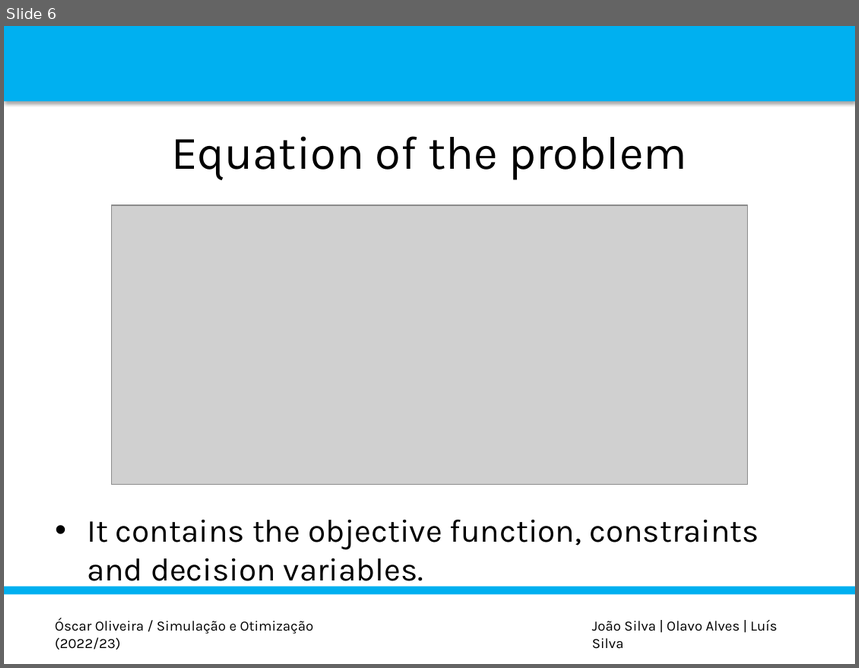
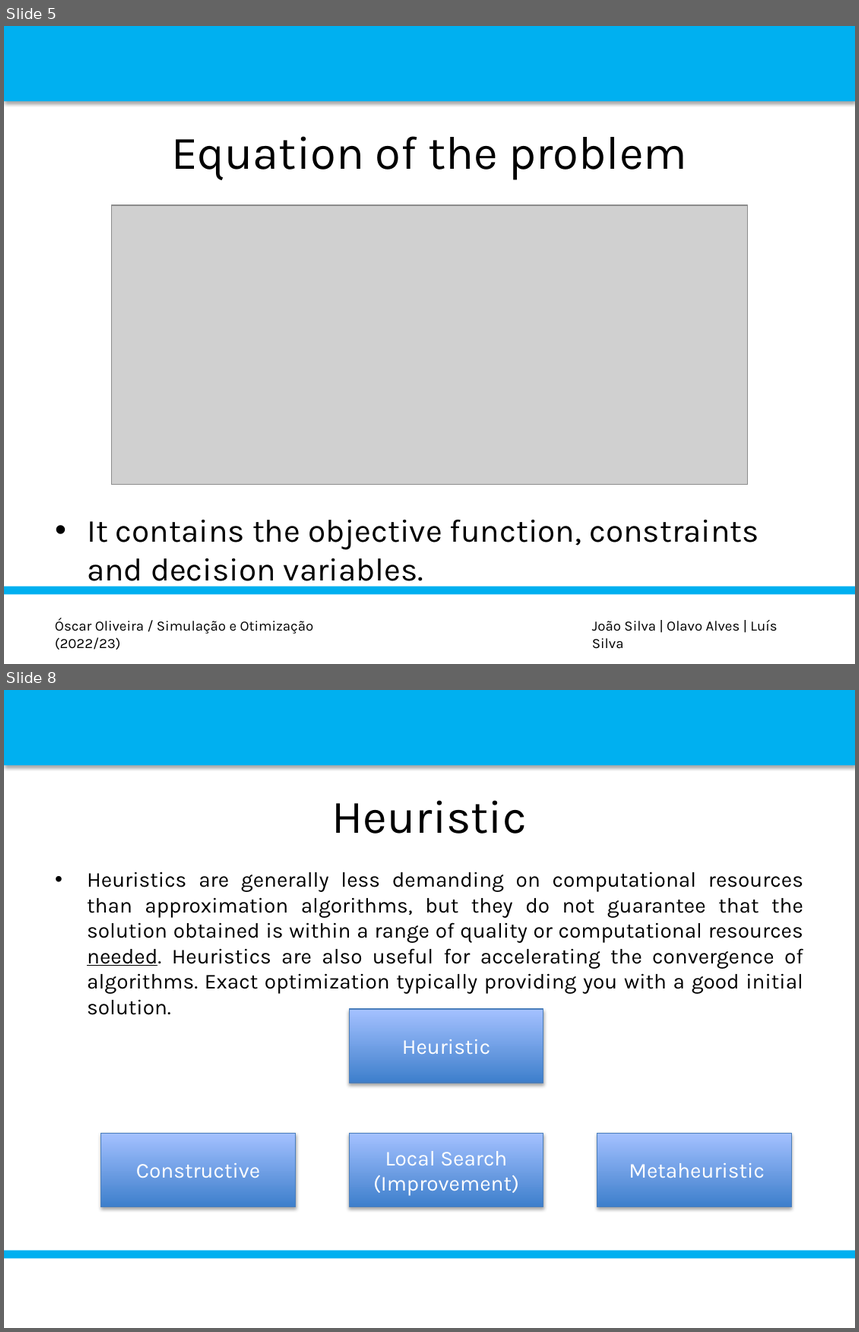
Before and after one commit to luispedro30/SO_trabalho, a slide deck: P_POINT_SO.pptx. Shown one above the other, each under a label of ours: slide 6 before the commit, slides 5 and 8 after it; the slides between them are not shown. The pictures are 859x668 and 859x1332 pixels, drawn with LibreOffice and Linux fonts; fonts in the diff are those of the drawing; grey boxes stand for pictures; background and template pictures are left out. Boxes give left, top, right and bottom in pixels: in the first picture for what was removed or moved away, otherwise in the second. Text is boxed around its words. In the diff, an @@ line names an element or a change of style, - is before the commit and + after.

```diff
--- a/P_POINT_SO.pptx
+++ b/P_POINT_SO.pptx
@@ slide 8 added at <box>4,690,855,1328</box>, background #FFFFFF; not listed: 2 template elements that a slide beside it also shows @@
@@ title added at <box>332,800,527,834</box>, 39.6 pt, text #000000 @@
+Heuristic
@@ text added at <box>87,872,804,1015</box>, 18 pt, text #000000 @@
+• Heuristics are generally less demanding on computational resources than approximation algorithms, but they do not guarantee that the solution obtained is within a range of quality or computational resources needed. Heuristics are also useful for accelerating the convergence of algorithms. Exact optimization typically providing you with a good initial solution.
@@ rectangle added at <box>350,1009,544,1083</box>, fill gradient #3F80CE to #A4C4FF, outline #4B7EBC 0.75 pt, 18 pt, text #FFFFFF @@
+Heuristic
@@ rectangle added at <box>101,1134,295,1208</box>, fill gradient #3F80CE to #A4C4FF, outline #4B7EBC 0.75 pt, 18 pt, text #FFFFFF @@
+Constructive
@@ rectangle added at <box>350,1134,544,1208</box>, fill gradient #3F80CE to #A4C4FF, outline #4B7EBC 0.75 pt, 18 pt, text #FFFFFF @@
+Local Search (Improvement)
@@ rectangle added at <box>598,1134,791,1208</box>, fill gradient #3F80CE to #A4C4FF, outline #4B7EBC 0.75 pt, 18 pt, text #FFFFFF @@
+Metaheuristic
@@ what was slide 6 is now slide 5 @@
```
Also in this commit, not shown: 6 slides changed, 6 other slides added, 1 other file.
